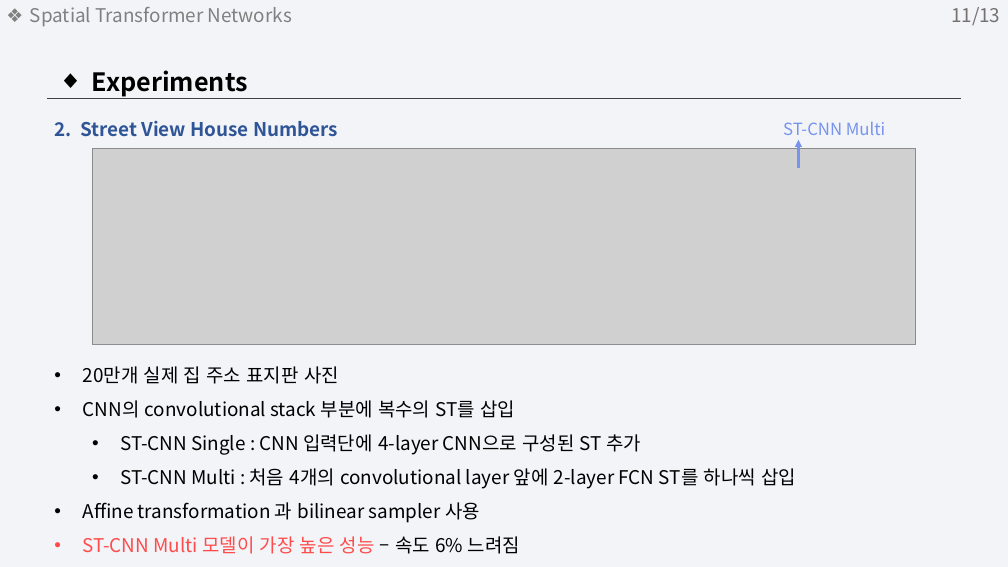
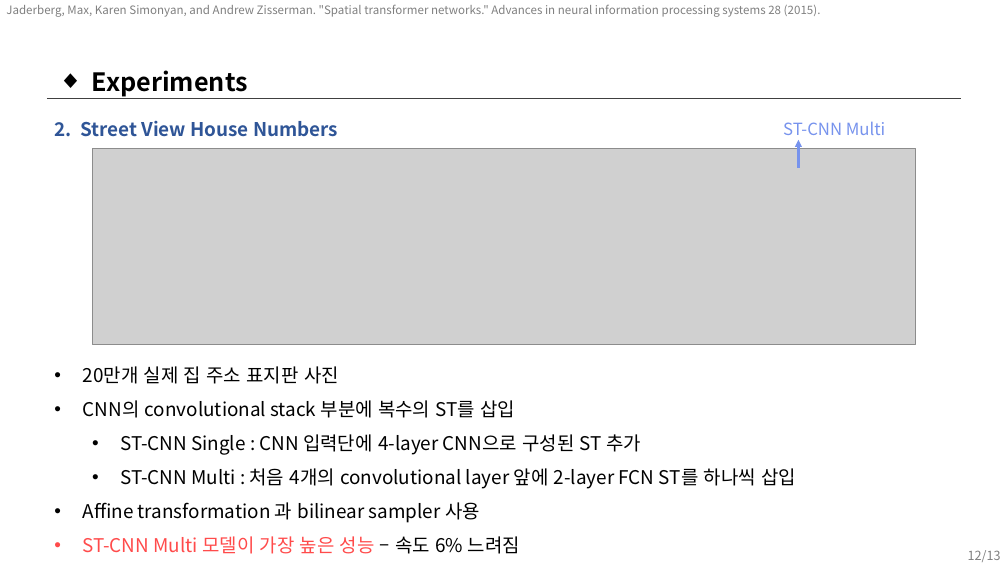
Before and after one commit to sohee98/2022-2nd-Course, a slide deck: slide 12 of Advanced Computer Vision/Paper review/22.11.08_Spatial Transformer Network(STN).pptx. Drawn at 1008x567 pixels with LibreOffice and Linux fonts; fonts in the diff are those of the drawing; grey boxes stand for pictures. Boxes give left, top, right and bottom in pixels: in the first picture for what was removed or moved away, otherwise in the second. Text is boxed around its words. In the diff, an @@ line names an element or a change of style, - is before the commit and + after.

```diff
--- a/Advanced Computer Vision/Paper review/22.11.08_Spatial Transformer Network(STN).pptx
+++ b/Advanced Computer Vision/Paper review/22.11.08_Spatial Transformer Network(STN).pptx
@@ background #D6DCE5 at 30% opacity to #FFFFFF @@
@@ text added at [6,5,821,17], 11 pt, text #808080 @@
+Jaderberg, Max, Karen Simonyan, and Andrew Zisserman. "Spatial transformer networks." Advances in neural information processing systems 28 (2015).
@@ title removed at [30,7,292,26] @@
-❖ Spatial Transformer Networks
@@ text removed at [951,7,1000,25] @@
-11/13
@@ page number added at [968,550,1001,562], 12 pt, text #808080 @@
+12/13
```
Also in this commit, not shown: 12 other slides changed, 1 slide added, 1 slide removed.
